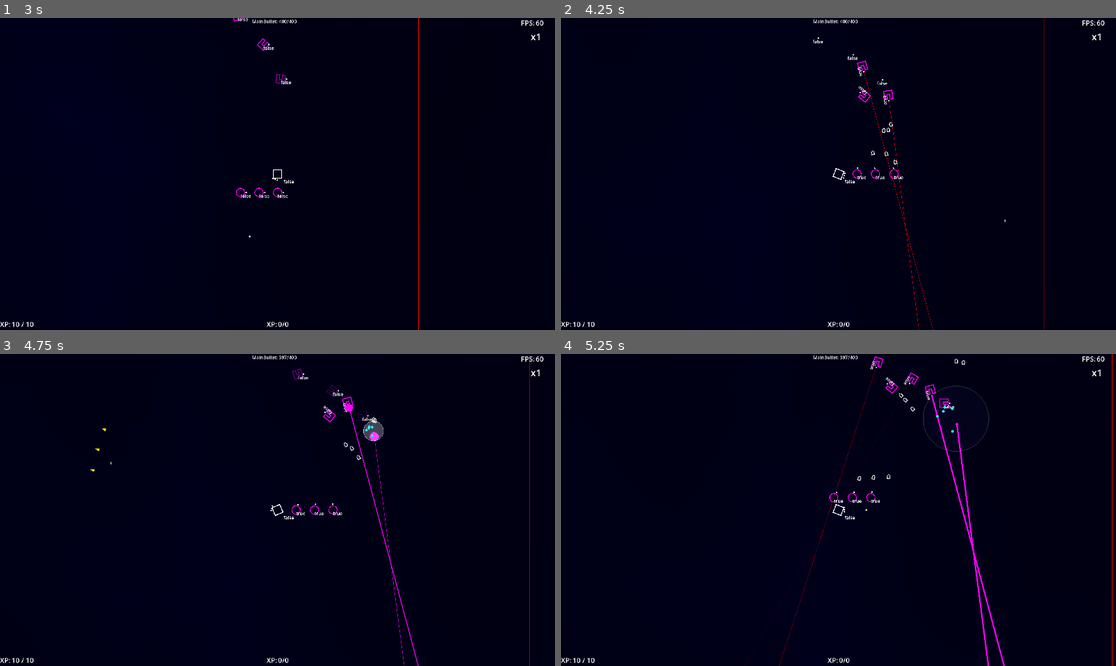
Above: before the commit, frames 1-4 (two rows, left to right).
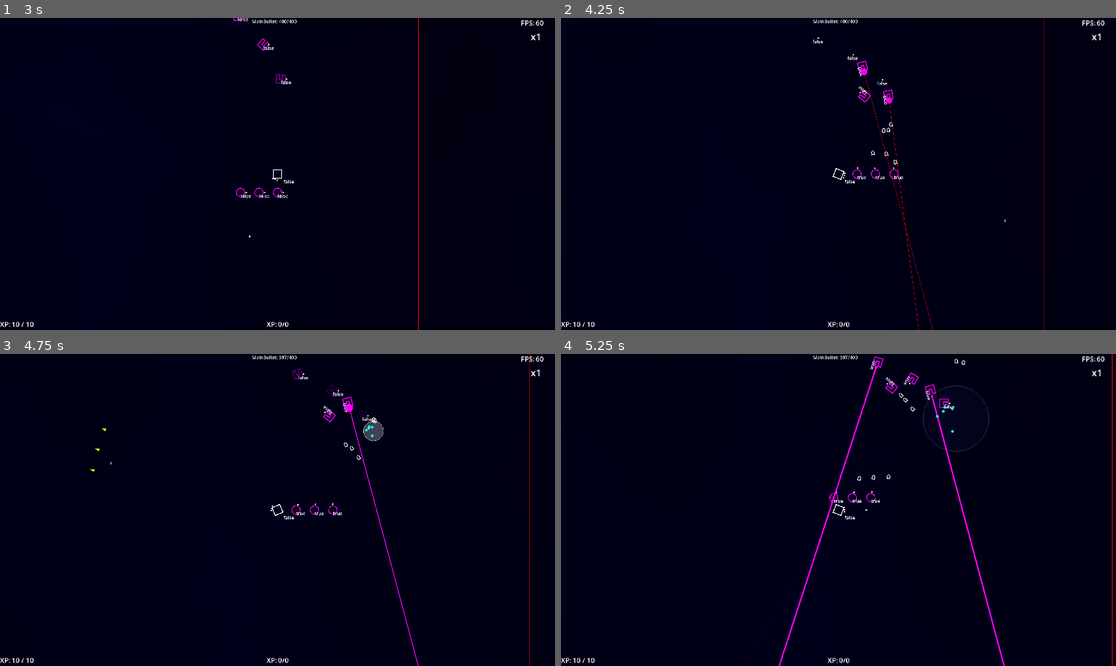
Above: after the commit, the same moments.

Repository: Toshiyuki-Murakami/sht
Game: Godot game, scene res://stage.tscn
The game is run twice, just before and just after one commit, with the same random seed, the same clock (stepped at 60 frames per second) and the same inputs.
Inputs (mouse positions are in pixels of both pictures, inside the frame that each line leads up to):
- Up to frame 1 (3 s): move the mouse to (399, 158) at 0.52 s; hold D (game_right) 0.53-1.28 s; tap Space (game_chage) at 0.6 s; move the mouse to (166, 189) at 1.27 s; hold S (game_down) 1.28-2.03 s; click (166, 189) at 1.35 s; tap Enter at 2 s; move the mouse to (333, 105) at 2.02 s; hold D (game_right) 2.03-2.78 s; right-click (333, 105) at 2.1 s; move the mouse to (249, 236) at 2.77 s; hold W (game_up) from 2.78 s (still down); tap E (game_shield) at 2.85 s
- Up to frame 2 (4.25 s): move the mouse to (1005, 220) at 3.52 s; release W (game_up) at 3.53 s; hold A (game_left) from 3.53 s (still down); tap Space (game_chage) at 3.6 s
- Up to frame 3 (4.75 s): keep holding A (game_left); move the mouse to (111, 463) at 4.27 s; click (111, 463) at 4.35 s
- Up to frame 4 (5.25 s): move the mouse to (866, 510) at 5.02 s; release A (game_left) at 5.03 s; hold S (game_down) from 5.03 s (still down); right-click (866, 510) at 5.1 s

Frame 1 is identical in both runs. In frame 2, less than 0.1% of the frame differs, in the area x 53-60%, y 16-28%; in frame 3, 0.1%; in frame 4, 0.5%, in the area x 39-78%, y 3-100%.

Commit message:
enemy 破壊時にlaserが止まるように

Diff:
--- a/Entity/Animetion/Bullet/Anime_EnemyLaser01.tscn
+++ b/Entity/Animetion/Bullet/Anime_EnemyLaser01.tscn
@@ -88,7 +88,7 @@
 tracks/2/interp = 1
 tracks/2/loop_wrap = true
 tracks/2/keys = {
-"times": PackedFloat32Array(1.5, 1.56667, 2.3),
+"times": PackedFloat32Array(0, 1.56667, 2.3),
 "transitions": PackedFloat32Array(1, 1, 1),
 "update": 0,
 "values": [Vector2(0, 0), Vector2(2, 2), Vector2(0, 0)]
--- a/Entity/bullet/EnemyLaser01.gd
+++ b/Entity/bullet/EnemyLaser01.gd
@@ -11,6 +11,9 @@
 var collision_timer:float = 0.0
 
 func _process(_delta: float) -> void:
+	if !owner_actor.active:
+		deactivate()
+		return
 	is_life(_delta)
 	global_position = shotpoints.get_points(point_index)
 	## 予告線分待つ
